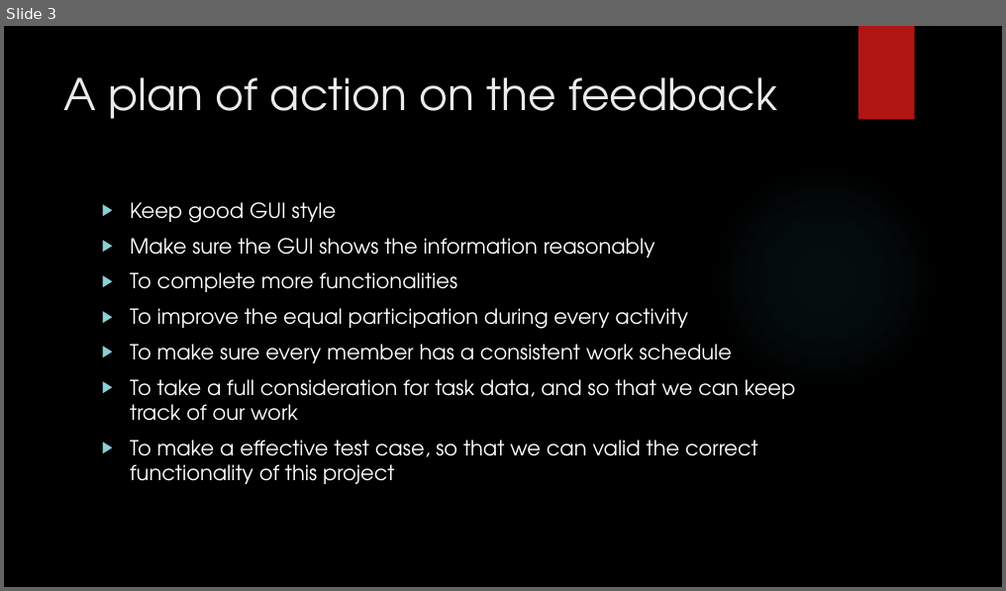
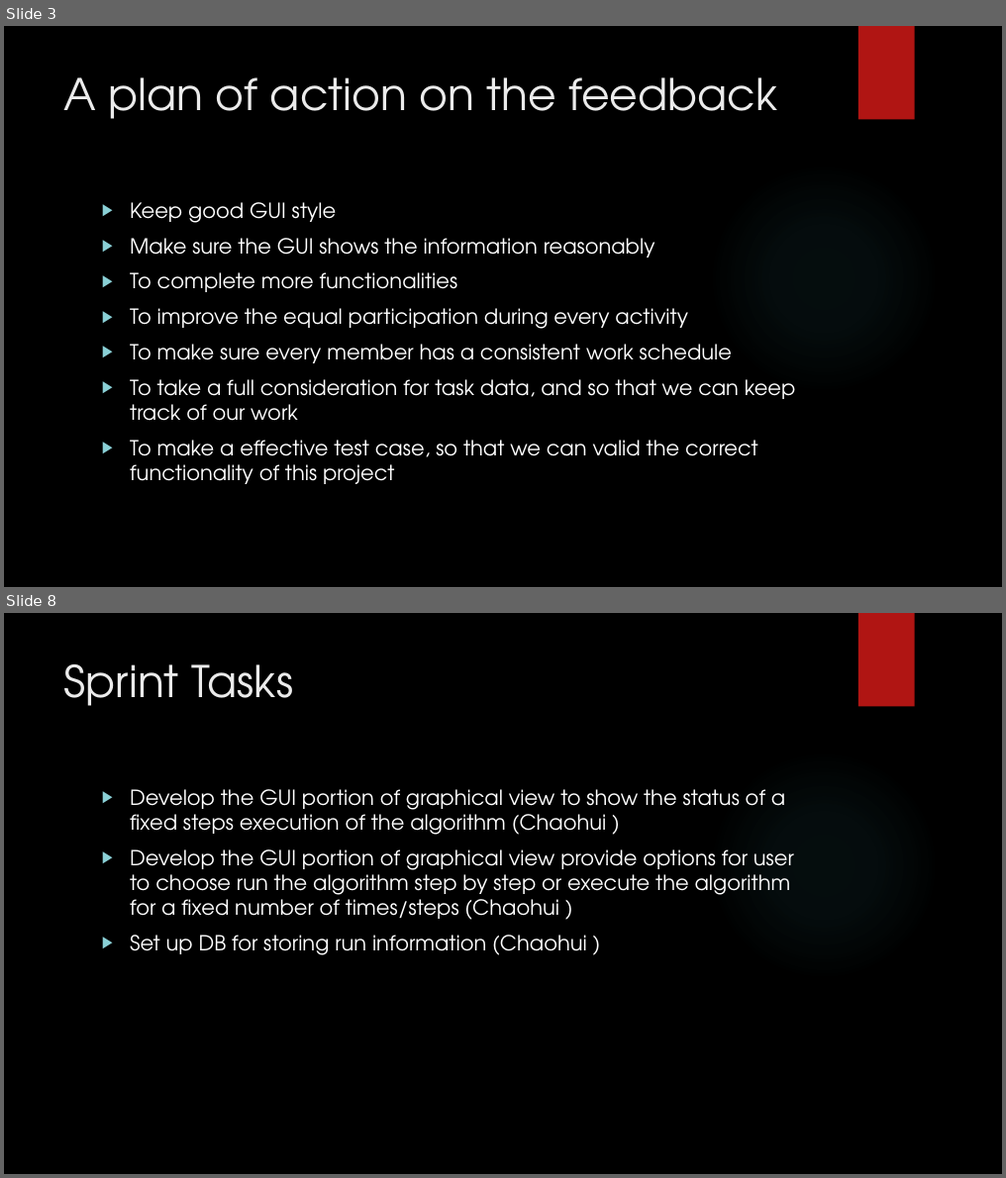
Before and after one commit to 2012215434/CS744, a slide deck: documents/second_presentation.pptx. Shown one above the other, each under a label of ours: slide 3 before the commit, slides 3 and 8 after it; the slides between them are not shown. The pictures are 1006x591 and 1006x1178 pixels, drawn with LibreOffice and Linux fonts; fonts in the diff are those of the drawing; background and template pictures are left out. Boxes give left, top, right and bottom in pixels: in the first picture for what was removed or moved away, otherwise in the second. Text is boxed around its words. In the diff, an @@ line names an element or a change of style, - is before the commit and + after.

Commit message:
完成ppt，修改了22，23sprint tasks

```diff
--- a/documents/second_presentation.pptx
+++ b/documents/second_presentation.pptx
@@ slide 8 added at (x1=4, y1=613, x2=1002, y2=1174), background picture (left out); not listed: 2 template elements that a slide beside it also shows @@
@@ title added at (x1=64, y1=664, x2=293, y2=706), 42 pt, text #EBEBEB @@
+Sprint Tasks
@@ text added at (x1=130, y1=789, x2=794, y2=956), 20 pt, text #FFFFFF @@
+▶ Develop the GUI portion of graphical view to show the status of a fixed steps execution of the algorithm (Chaohui )
+▶ Develop the GUI portion of graphical view provide options for user to choose run the algorithm step by step or execute the algorithm for a fixed number of times/steps (Chaohui )
+▶ Set up DB for storing run information (Chaohui )
```
Also in this commit, not shown: 4 other slides added, 2 slides removed, 1 other file.
